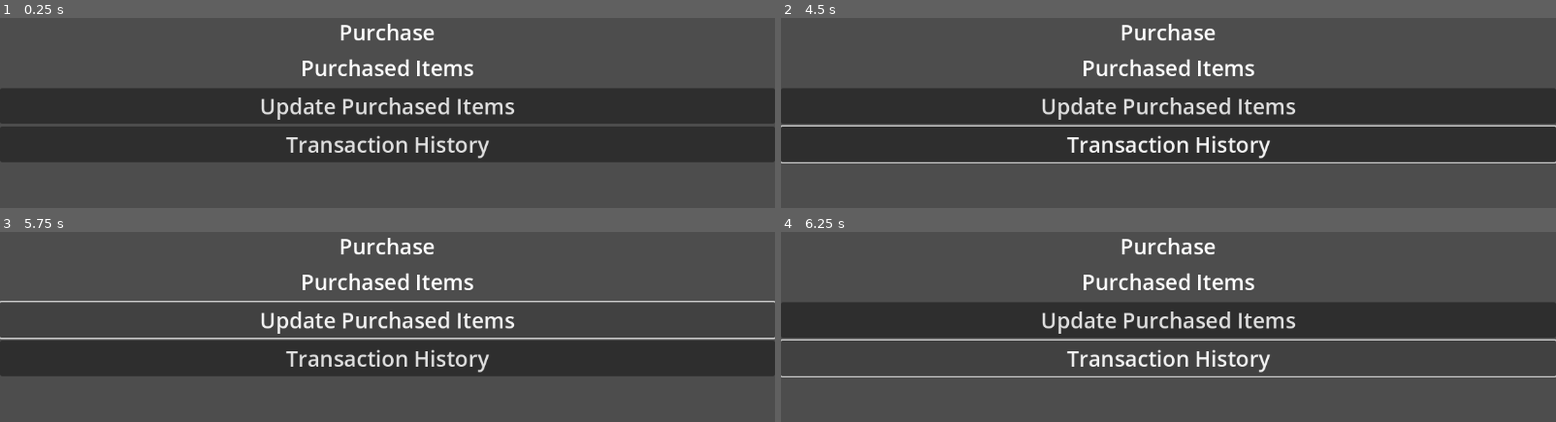
Above: before the commit, frames 1-4 (two rows, left to right).
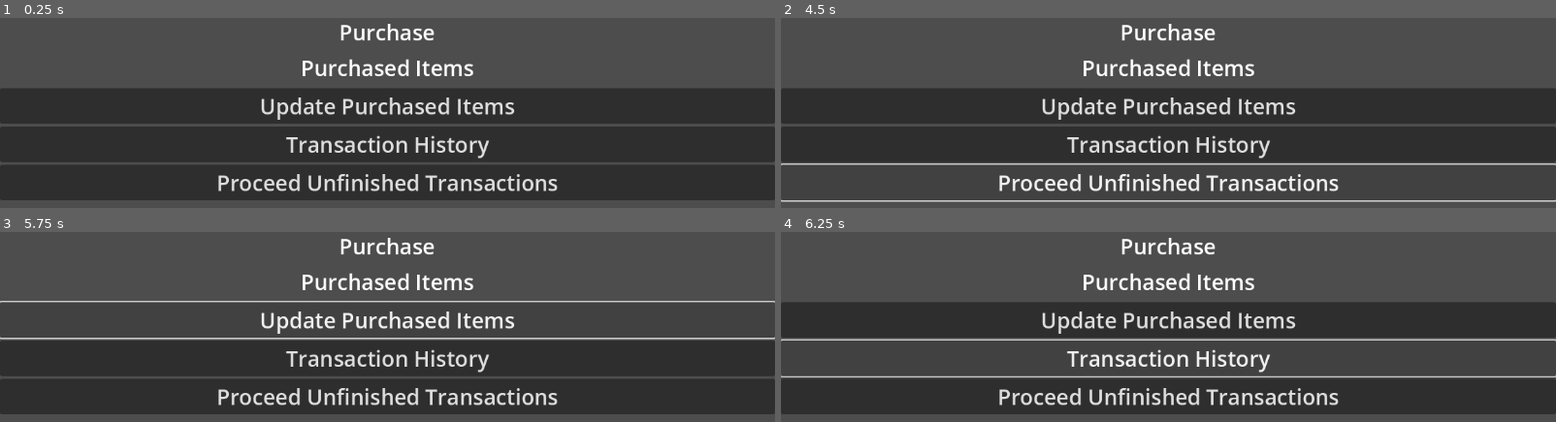
Above: after the commit, the same moments.

Repository: hrk4649/godot_ios_plugin_iap
Game: Godot game, scene res://main.tscn
Two runs of this game, one before a commit and one after it. Both use one fixed random seed, a clock stepped at 60 frames per second and the inputs below.
Inputs (mouse positions are in pixels of both pictures, inside the frame that each line leads up to):
- Up to frame 1 (0.25 s): no input
- Up to frame 2 (4.5 s): click (1168, 183) at 0.5 s, where only the run after the commit has a clickable "Proceed Unfinished Transactio…"; click "Update Purchased Items" at 1.25 s; click "Transaction History" at 2 s; click "Update Purchased Items" at 2.75 s; click "Transaction History" at 3.5 s; click (1168, 183) at 4.25 s, where only the run after the commit has a clickable "Proceed Unfinished Transactio…"
- Up to frame 3 (5.75 s): click "Update Purchased Items" at 5 s
- Up to frame 4 (6.25 s): click "Transaction History" at 5.75 s

The runs differ from the first frame. In frame 1, 18% of the frame differs, in the area x 0-100%, y 77-96%; in frame 2, 5.6%; in frame 3, 18%; in frame 4, 18%.

Commit message:
add requestProceedUnfinishedTransactions()

Diff:
--- a/iap-sample-project/main.gd
+++ b/iap-sample-project/main.gd
@@ -83,3 +83,7 @@
 func _on_button_transaction_history_pressed() -> void:
 	if singleton:
 		print(singleton.request("transactionAll", {}))
+
+func _on_button_proceed_unfinished_pressed() -> void:
+	if singleton:
+		print(singleton.request("proceedUnfinishedTransactions", {}))
--- a/iap-sample-project/main.tscn
+++ b/iap-sample-project/main.tscn
@@ -50,5 +50,11 @@
 theme_override_font_sizes/font_size = 32
 text = "Transaction History"
 
+[node name="ButtonProceedUnfinished" type="Button" parent="VBoxContainer"]
+layout_mode = 2
+theme_override_font_sizes/font_size = 32
+text = "Proceed Unfinished Transactions"
+
 [connection signal="pressed" from="VBoxContainer/ButtonPurchasedItem" to="." method="_on_button_purchased_item_pressed"]
 [connection signal="pressed" from="VBoxContainer/ButtonTransactionHistory" to="." method="_on_button_transaction_history_pressed"]
+[connection signal="pressed" from="VBoxContainer/ButtonProceedUnfinished" to="." method="_on_button_proceed_unfinished_pressed"]
Not shown, changed: godot_ios_plugin_iap/godot_plugin/SwiftClass.swift
